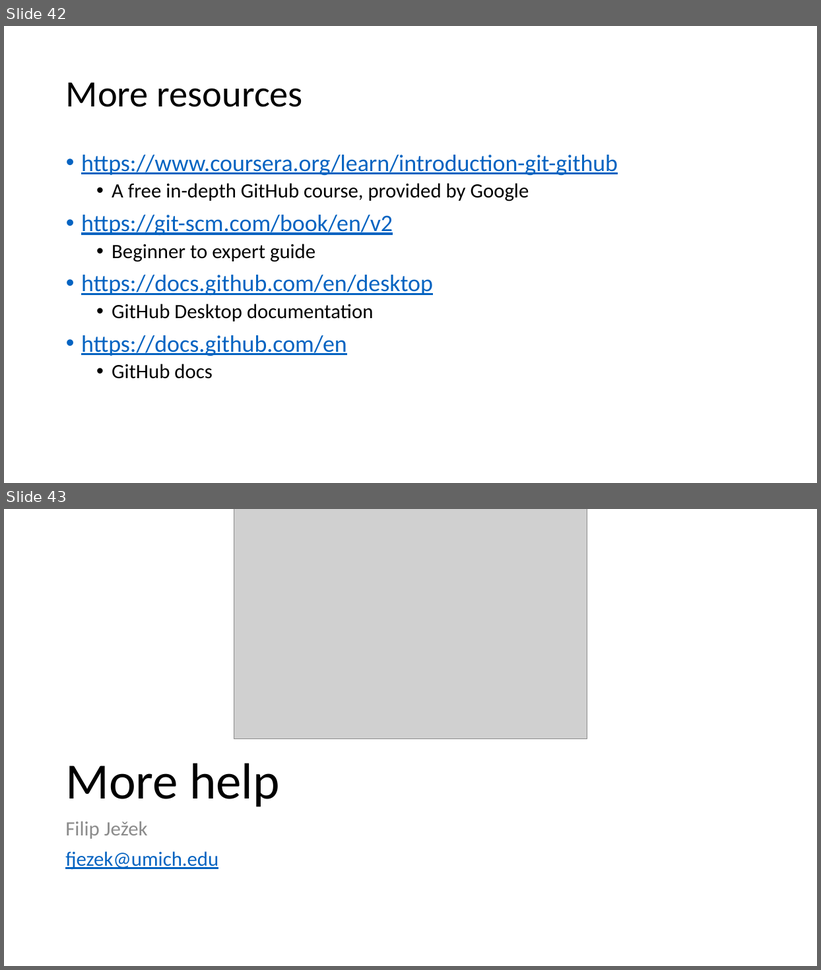
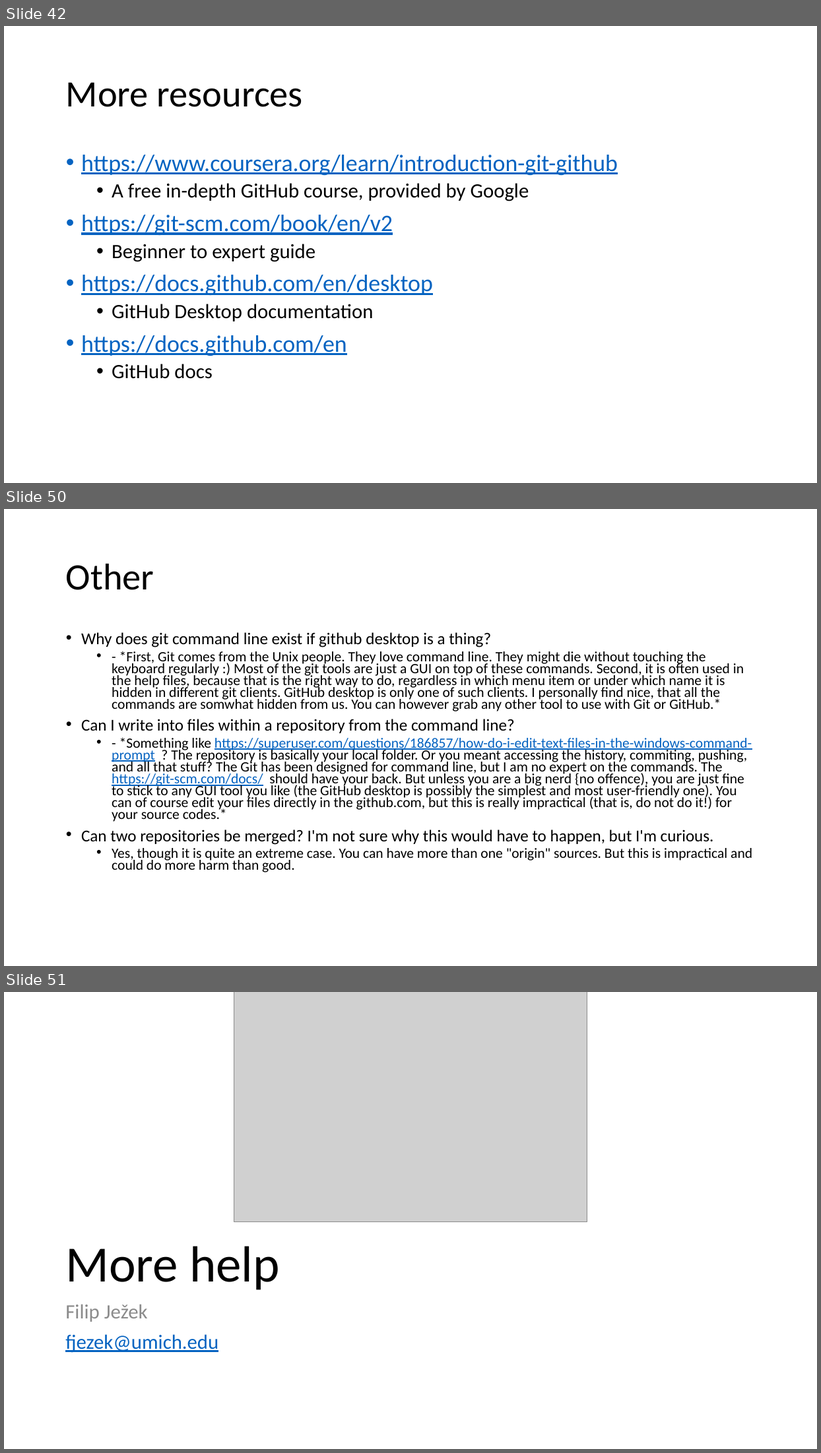
Before and after one commit to beards-lab/Phys520, a slide deck: 01_GitTutorial/HowToGit.pptx. Shown one above the other, each under a label of ours: slides 42 and 43 before the commit, slides 42, 50 and 51 after it; the slides between them are not shown. The pictures are 821x970 and 821x1453 pixels, drawn with LibreOffice and Linux fonts; fonts in the diff are those of the drawing; grey boxes stand for pictures. Boxes give left, top, right and bottom in pixels: in the first picture for what was removed or moved away, otherwise in the second. Text is boxed around its words. In the diff, an @@ line names an element or a change of style, - is before the commit and + after.

Commit message:
Updated the presentation with questions

```diff
--- a/01_GitTutorial/HowToGit.pptx
+++ b/01_GitTutorial/HowToGit.pptx
@@ slide 50 added at bbox=[4, 509, 817, 966], background #FFFFFF @@
@@ title added at bbox=[66, 563, 154, 590], 44 pt, text #000000 @@
+Other
@@ text added at bbox=[81, 632, 752, 873], 16.8 pt, text #000000 @@
+• Why does git command line exist if github desktop is a thing?
+  • - *First, Git comes from the Unix people. They love command line. They might die without touching the keyboard regularly :) Most of the git tools are just a GUI on top of these commands. Second, it is often used in the help files, because that is the right way to do, regardless in which menu item or under which name it is hidden in different git clients. GitHub desktop is only one of such clients. I personally find nice, that all the commands are somwhat hidden from us. You can however grab any other tool to use with Git or GitHub.*
+• Can I write into files within a repository from the command line?
+  • - *Something like https://superuser.com/questions/186857/how-do-i-edit-text-files-in-the-windows-command-prompt ? The repository is basically your local folder. Or you meant accessing the history, commiting, pushing, and all that stuff? The Git has been designed for command line, but I am no expert on the commands. The https://git-scm.com/docs/ should have your back. But unless you are a big nerd {no offence), you are just fine to stick to any GUI tool you like (the GitHub desktop is possibly the simplest and most user-friendly one). You can of course edit your files directly in the github.com, but this is really impractical (that is, do not do it!) for your source codes.*
+• Can two repositories be merged? I'm not sure why this would have to happen, but I'm curious.
+  • Yes, though it is quite an extreme case. You can have more than one "origin" sources. But this is impractical and could do more harm than good.
@@ what was slide 43 is now slide 51 @@
```
Also in this commit, not shown: 1 slide changed, 7 other slides added.
